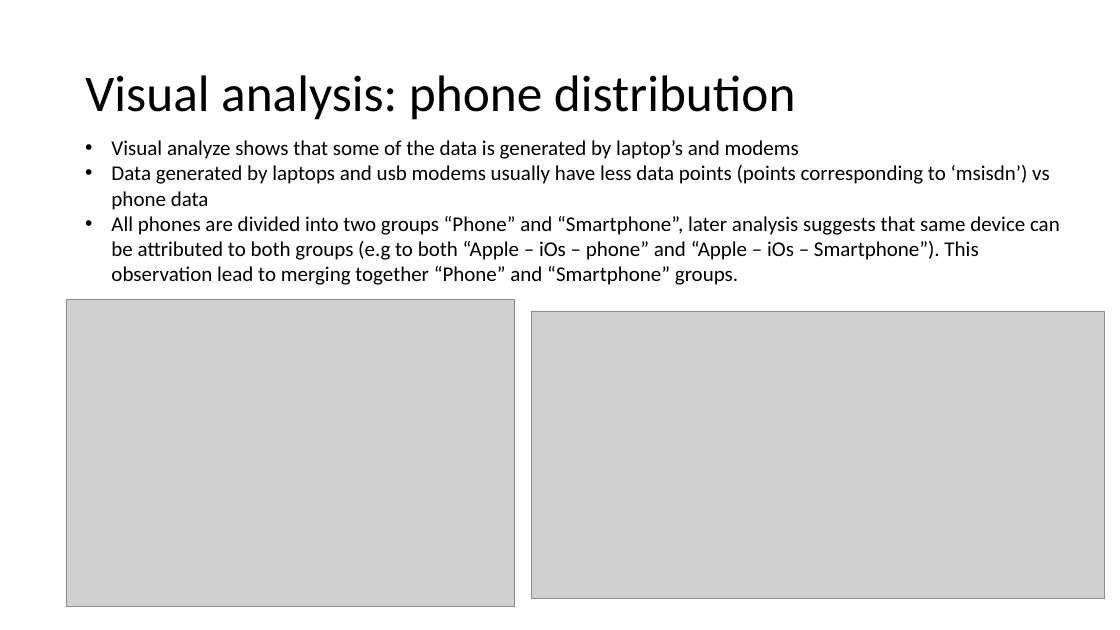
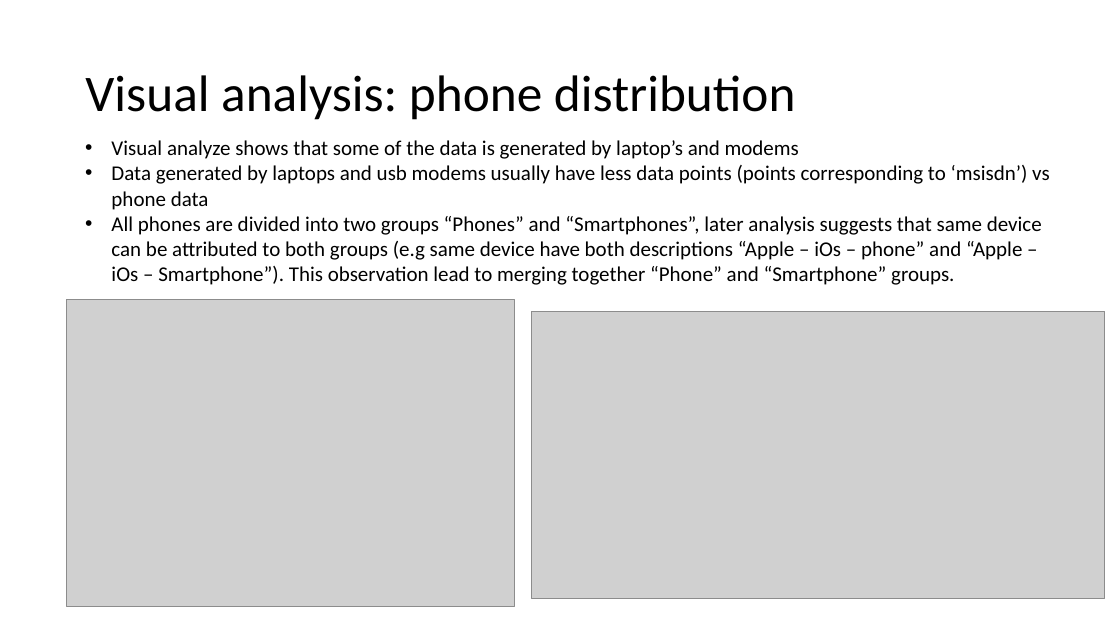
Before and after one commit to Sirorezka/Telecom_project, a slide deck: slide 4 of my_ppt.pptx. Drawn at 1120x630 pixels with LibreOffice and Linux fonts; fonts in the diff are those of the drawing; grey boxes stand for pictures. Boxes give left, top, right and bottom in pixels: in the first picture for what was removed or moved away, otherwise in the second. Text is boxed around its words. In the diff, an @@ line names an element or a change of style, - is before the commit and + after.

```diff
--- a/my_ppt.pptx
+++ b/my_ppt.pptx
@@ text at (111,216,1042,285): text changed @@
-• All phones are divided into two groups “Phone” and “Smartphone”, later analysis suggests that same device can be attributed to both groups (e.g to both “Apple – iOs – phone” and “Apple – iOs – Smartphone”). This observation lead to merging together “Phone” and “Smartphone” groups.
+• All phones are divided into two groups “Phones” and “Smartphones”, later analysis suggests that same device can be attributed to both groups (e.g same device have both descriptions “Apple – iOs – phone” and “Apple – iOs – Smartphone”). This observation lead to merging together “Phone” and “Smartphone” groups.
```
Also in this commit, not shown: 8 other slides changed, 2 slides added, 1 slide removed, 6 other files.
